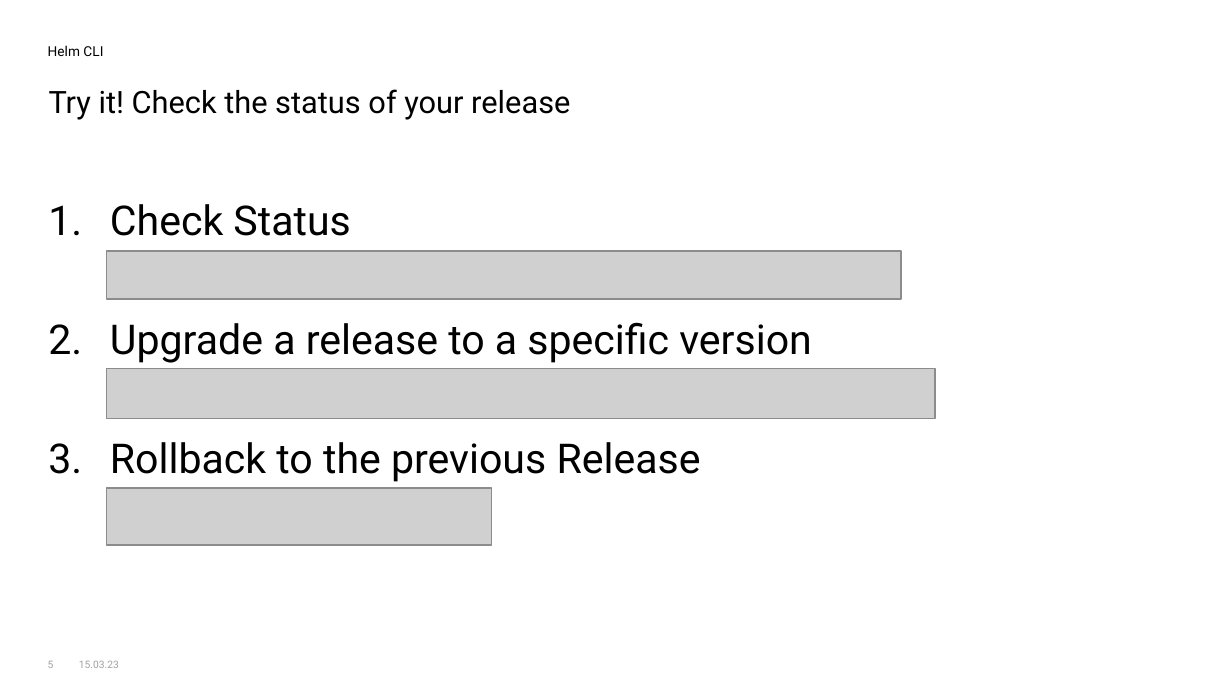
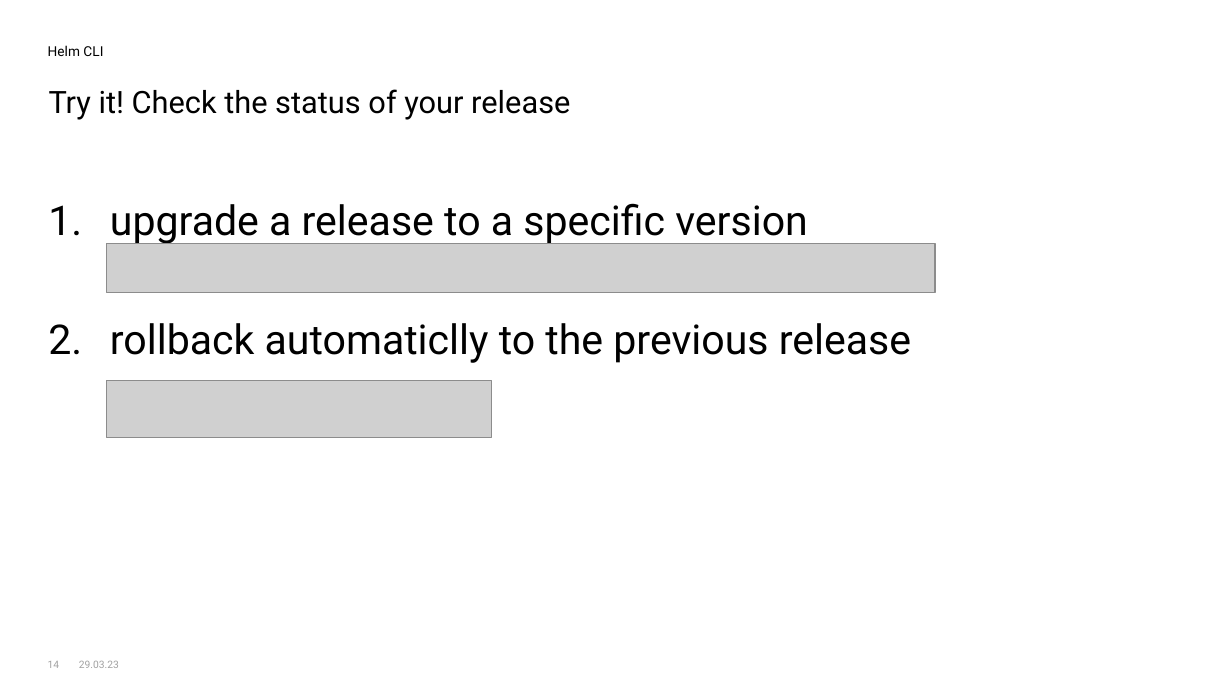
Before and after one commit to Hassel93/helm_course, a slide deck: slide 14 of presentations/01_04_Helm_Cli.pptx (slide 5 before the commit). Drawn at 1232x693 pixels with LibreOffice and Linux fonts; fonts in the diff are those of the drawing; grey boxes stand for pictures; background and template pictures are left out. Boxes give left, top, right and bottom in pixels: in the first picture for what was removed or moved away, otherwise in the second. Text is boxed around its words. In the diff, an @@ line names an element or a change of style, - is before the commit and + after.

```diff
--- a/presentations/01_04_Helm_Cli.pptx
+++ b/presentations/01_04_Helm_Cli.pptx
@@ text at (x1=110, y1=203, x2=911, y2=363): text changed @@
-1. Check Status
-2. Upgrade a release to a specific version
-3. Rollback to the previous Release
+1. upgrade a release to a specific version
+2. rollback automaticlly to the previous release
@@ picture moved from (x1=107, y1=368, x2=935, y2=418) to (x1=107, y1=243, x2=935, y2=292) @@
@@ picture removed at (x1=107, y1=251, x2=902, y2=299) @@
@@ picture moved from (x1=107, y1=488, x2=492, y2=545) to (x1=107, y1=381, x2=492, y2=437) @@
@@ page number at (x1=48, y1=661, x2=60, y2=668): text changed @@
-5
+14
@@ text at (x1=79, y1=661, x2=119, y2=668): text changed @@
-15.03.23
+29.03.23
```
Also in this commit, not shown: 3 other slides changed, 12 slides added, 38 other files.
